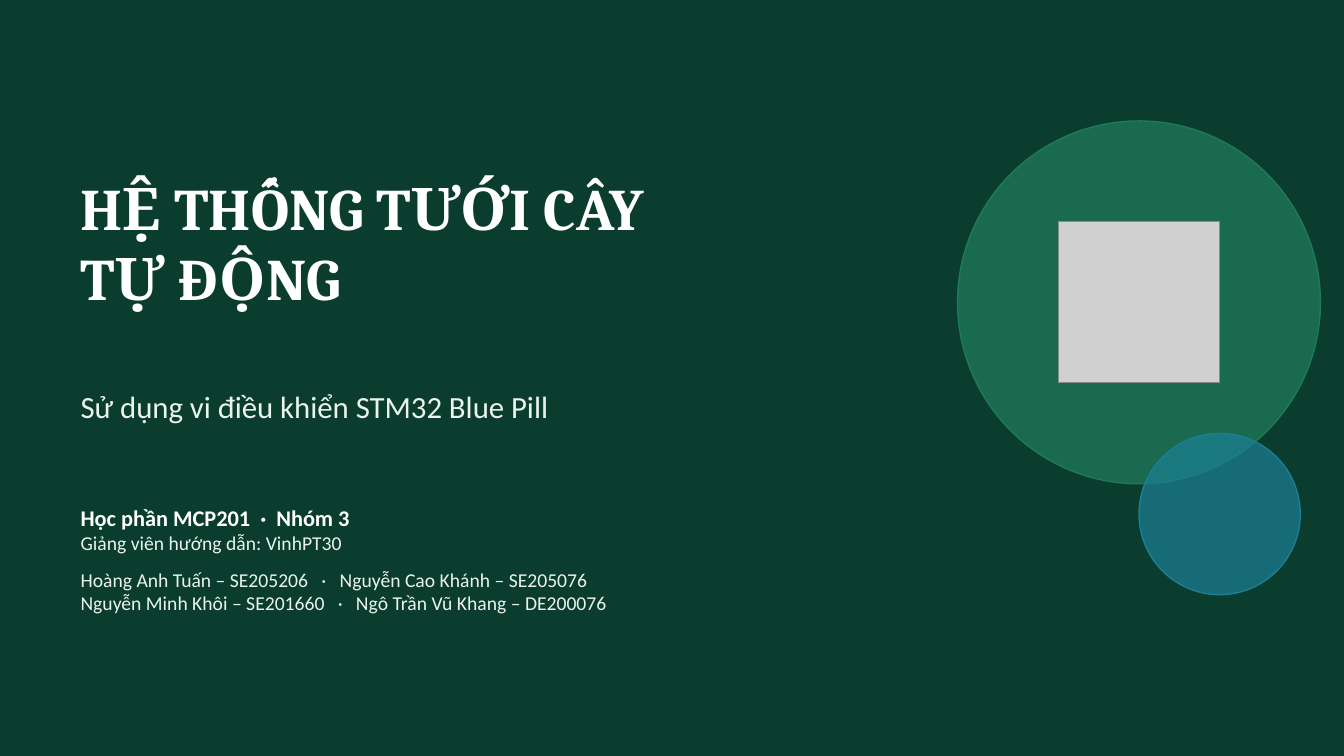
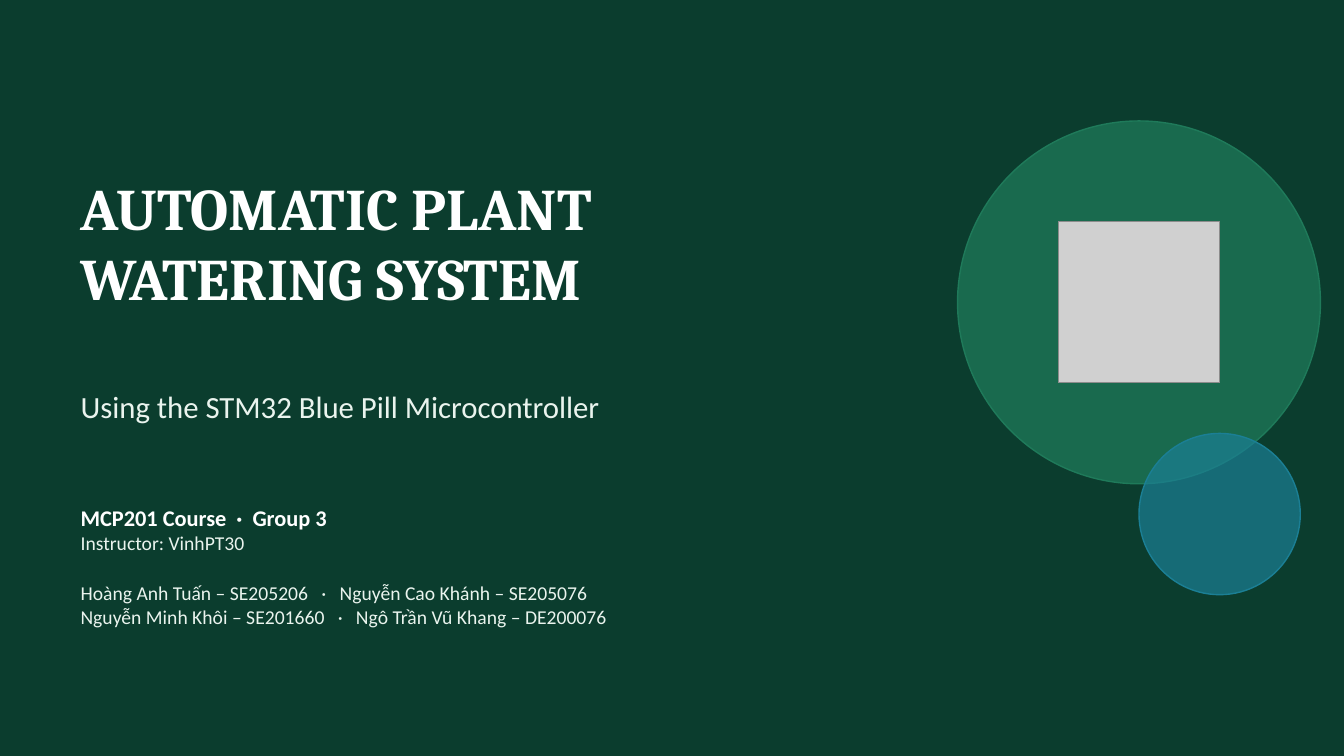
Before and after one commit to vukhangdeeptry/Automatic-Plant-Watering-System-using-STM32-Blue-Pill, a slide deck: slide 1 of Documentation/Slide_FinalThuyetTrinh_TuoiCay_STM32.pptx. Drawn at 1344x756 pixels with LibreOffice and Linux fonts; fonts in the diff are those of the drawing; grey boxes stand for pictures. Boxes give left, top, right and bottom in pixels: in the first picture for what was removed or moved away, otherwise in the second. Text is boxed around its words. In the diff, an @@ line names an element or a change of style, - is before the commit and + after.

```diff
--- a/Documentation/Slide_FinalThuyetTrinh_TuoiCay_STM32.pptx
+++ b/Documentation/Slide_FinalThuyetTrinh_TuoiCay_STM32.pptx
@@ title at bbox=[81, 190, 592, 301]: text changed @@
-HỆ THỐNG TƯỚI CÂY
-TỰ ĐỘNG
+AUTOMATIC PLANT
+WATERING SYSTEM
@@ text at bbox=[81, 396, 599, 424]: text changed @@
-Sử dụng vi điều khiển STM32 Blue Pill
+Using the STM32 Blue Pill Microcontroller
@@ text at bbox=[81, 511, 326, 550]: text changed; size 14 to 16 pt; text colour #EAF4EE to #FFFFFF; bold on @@
-Học phần MCP201 · Nhóm 3
-Giảng viên hướng dẫn: VinhPT30
+MCP201 Course · Group 3
+Instructor: VinhPT30
```
Also in this commit, not shown: 17 other slides changed, 1 slide added, 1 slide removed.
